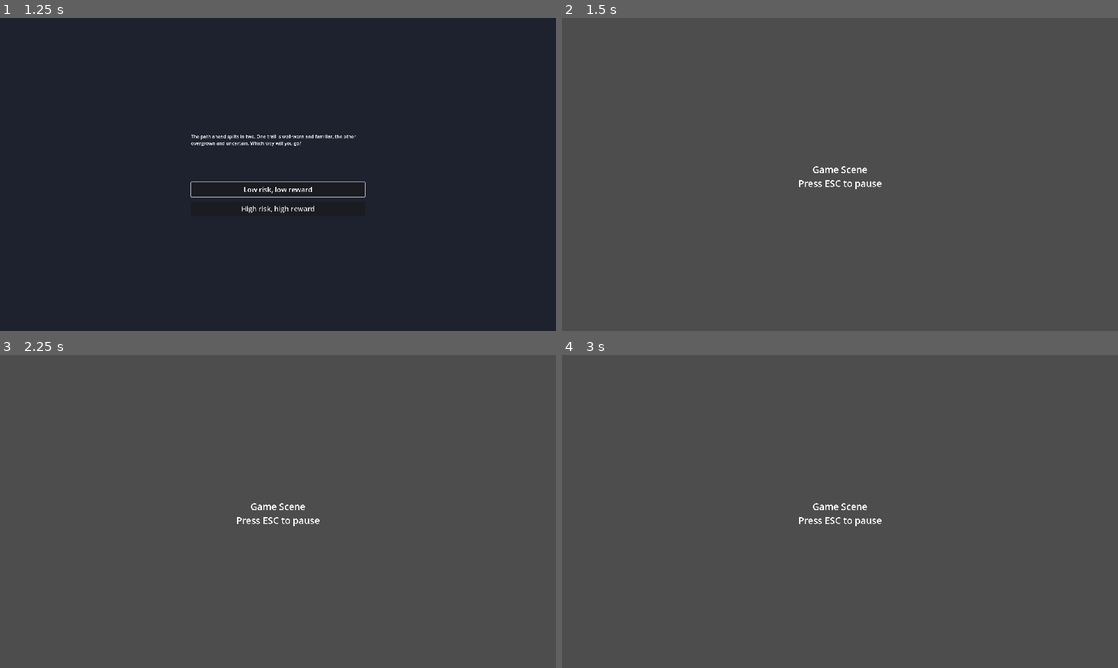
Above: before the commit, frames 1-4 (two rows, left to right).
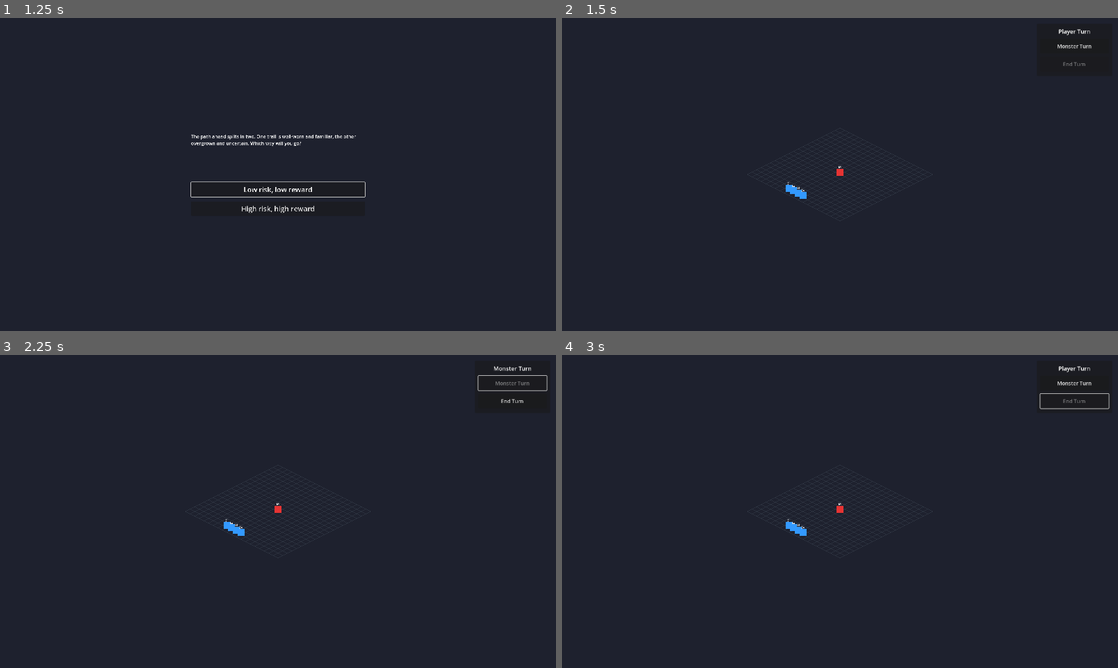
Above: after the commit, the same moments.

Repository: aartcmeijer-hash/silt-2
Game: Godot game, scene res://scenes/menus/main_menu.tscn
The game is run twice, just before and just after one commit, with the same random seed, the same clock (stepped at 60 frames per second) and the same inputs.
Inputs (mouse positions are in pixels of both pictures, inside the frame that each line leads up to):
- Up to frame 1 (1.25 s): click "Play" at 0.5 s
- Up to frame 2 (1.5 s): click "Low risk, low reward" at 1.25 s
- Up to frame 3 (2.25 s): click (511, 383) at 2 s, where only the run after the commit has a clickable "Monster Turn"
- Up to frame 4 (3 s): click (1073, 401) at 2.75 s, where only the run after the commit has a clickable "End Turn"

Frame 1 is identical in both runs. In frame 2, 100% of the frame differs, in the area x 0-100%, y 0-100%; in frame 3, 100%; in frame 4, 100%.

Commit message:
Add tactical game screen with isometric grid and turn system
Introduces a new game screen with:
- 20x20 isometric grid (2:1 ratio, 32x16 tiles)
- Monster placeholder at grid center
- 4 survivor placeholders in bottom row
- Turn control UI with Monster Turn and End Turn buttons
- TurnState resource for turn management

Co-Authored-By: Claude Opus 4.5 <noreply@anthropic.com>

Diff:
--- a/resources/choices/intro_high_risk.tres
+++ b/resources/choices/intro_high_risk.tres
@@ -6,7 +6,7 @@
 script = ExtResource("1_choice_option")
 label = "High risk, high reward"
 description = "Fortune favors the bold"
-destination_scene = "res://scenes/game/game.tscn"
+destination_scene = "res://scenes/game/tactical_game_screen.tscn"
 choice_id = "intro_high_risk"
 is_enabled = true
 metadata = {
--- a/resources/choices/intro_low_risk.tres
+++ b/resources/choices/intro_low_risk.tres
@@ -6,7 +6,7 @@
 script = ExtResource("1_choice_option")
 label = "Low risk, low reward"
 description = "Play it safe"
-destination_scene = "res://scenes/game/game.tscn"
+destination_scene = "res://scenes/game/tactical_game_screen.tscn"
 choice_id = "intro_low_risk"
 is_enabled = true
 metadata = {
--- /dev/null
+++ b/scenes/game/entity_placeholder.tscn
@@ -0,0 +1,22 @@
+[gd_scene load_steps=2 format=3 uid="uid://ckris43k25bn6"]
+
+[ext_resource type="Script" path="res://scripts/game/entity_placeholder.gd" id="1_entity"]
+
+[node name="EntityPlaceholder" type="Node2D"]
+script = ExtResource("1_entity")
+
+[node name="ColorRect" type="ColorRect" parent="."]
+offset_left = -12.0
+offset_top = -20.0
+offset_right = 12.0
+offset_bottom = 4.0
+color = Color(0.4, 0.6, 1, 1)
+
+[node name="Label" type="Label" parent="."]
+offset_left = -20.0
+offset_top = -32.0
+offset_right = 20.0
+offset_bottom = -18.0
+theme_override_font_sizes/font_size = 10
+text = "Entity"
+horizontal_alignment = 1
--- /dev/null
+++ b/scenes/game/isometric_grid.tscn
@@ -0,0 +1,6 @@
+[gd_scene load_steps=2 format=3 uid="uid://dsavo3ykrbovn"]
+
+[ext_resource type="Script" path="res://scripts/game/isometric_grid.gd" id="1_grid"]
+
+[node name="IsometricGrid" type="Node2D"]
+script = ExtResource("1_grid")
--- /dev/null
+++ b/scenes/game/tactical_game_screen.tscn
@@ -0,0 +1,79 @@
+[gd_scene load_steps=4 format=3 uid="uid://dixwuw7btbhtt"]
+
+[ext_resource type="Script" path="res://scripts/game/tactical_game_screen.gd" id="1_tactical"]
+[ext_resource type="PackedScene" uid="uid://c7isometricgrid" path="res://scenes/game/isometric_grid.tscn" id="2_grid"]
+[ext_resource type="PackedScene" uid="uid://ctacticalui" path="res://scenes/game/tactical_ui.tscn" id="3_ui"]
+
+[node name="TacticalGameScreen" type="Node2D"]
+script = ExtResource("1_tactical")
+
+[node name="ColorRect" type="ColorRect" parent="."]
+offset_right = 1920.0
+offset_bottom = 1080.0
+color = Color(0.118, 0.129, 0.18, 1)
+
+[node name="Camera2D" type="Camera2D" parent="."]
+position = Vector2(960, 540)
+
+[node name="IsometricGrid" parent="." instance=ExtResource("2_grid")]
+position = Vector2(960, 380)
+
+[node name="EntityContainer" type="Node2D" parent="IsometricGrid"]
+
+[node name="CanvasLayer" type="CanvasLayer" parent="."]
+
+[node name="TacticalUI" parent="CanvasLayer" instance=ExtResource("3_ui")]
+
+[node name="PauseMenu" type="Control" parent="CanvasLayer"]
+visible = false
+layout_mode = 3
+anchors_preset = 15
+anchor_right = 1.0
+anchor_bottom = 1.0
+grow_horizontal = 2
+grow_vertical = 2
+
+[node name="ColorRect" type="ColorRect" parent="CanvasLayer/PauseMenu"]
+layout_mode = 1
+anchors_preset = 15
+anchor_right = 1.0
+anchor_bottom = 1.0
+grow_horizontal = 2
+grow_vertical = 2
+color = Color(0, 0, 0, 0.7)
+
+[node name="VBoxContainer" type="VBoxContainer" parent="CanvasLayer/PauseMenu"]
+layout_mode = 1
+anchors_preset = 8
+anchor_left = 0.5
+anchor_top = 0.5
+anchor_right = 0.5
+anchor_bottom = 0.5
+offset_left = -100.0
+offset_top = -100.0
+offset_right = 100.0
+offset_bottom = 100.0
+grow_horizontal = 2
+grow_vertical = 2
+theme_override_constants/separation = 16
+
+[node name="Title" type="Label" parent="CanvasLayer/PauseMenu/VBoxContainer"]
+layout_mode = 2
+theme_override_font_sizes/font_size = 36
+text = "PAUSED"
+horizontal_alignment = 1
+
+[node name="ResumeButton" type="Button" parent="CanvasLayer/PauseMenu/VBoxContainer"]
+custom_minimum_size = Vector2(200, 40)
+layout_mode = 2
+theme_override_font_sizes/font_size = 20
+text = "Resume"
+
+[node name="MainMenuButton" type="Button" parent="CanvasLayer/PauseMenu/VBoxContainer"]
+custom_minimum_size = Vector2(200, 40)
+layout_mode = 2
+theme_override_font_sizes/font_size = 20
+text = "Main Menu"
+
+[connection signal="pressed" from="CanvasLayer/PauseMenu/VBoxContainer/ResumeButton" to="." method="_on_resume_pressed"]
+[connection signal="pressed" from="CanvasLayer/PauseMenu/VBoxContainer/MainMenuButton" to="." method="_on_main_menu_pressed"]
--- /dev/null
+++ b/scenes/game/tactical_ui.tscn
@@ -0,0 +1,56 @@
+[gd_scene load_steps=2 format=3 uid="uid://ctacticalui"]
+
+[ext_resource type="Script" path="res://scripts/game/tactical_ui.gd" id="1_ui"]
+
+[node name="TacticalUI" type="Control"]
+anchors_preset = 3
+anchor_left = 1.0
+anchor_top = 0.0
+anchor_right = 1.0
+anchor_bottom = 0.0
+offset_left = -280.0
+offset_top = 20.0
+offset_right = -20.0
+offset_bottom = 200.0
+grow_horizontal = 0
+script = ExtResource("1_ui")
+
+[node name="Panel" type="Panel" parent="."]
+layout_mode = 1
+anchors_preset = 15
+anchor_right = 1.0
+anchor_bottom = 1.0
+grow_horizontal = 2
+grow_vertical = 2
+
+[node name="VBoxContainer" type="VBoxContainer" parent="."]
+layout_mode = 1
+anchors_preset = 15
+anchor_right = 1.0
+anchor_bottom = 1.0
+offset_left = 12.0
+offset_top = 12.0
+offset_right = -12.0
+offset_bottom = -12.0
+grow_horizontal = 2
+grow_vertical = 2
+theme_override_constants/separation = 12
+
+[node name="TurnLabel" type="Label" parent="VBoxContainer"]
+layout_mode = 2
+theme_override_font_sizes/font_size = 20
+text = "Player Turn"
+horizontal_alignment = 1
+
+[node name="MonsterTurnButton" type="Button" parent="VBoxContainer"]
+custom_minimum_size = Vector2(0, 50)
+layout_mode = 2
+theme_override_font_sizes/font_size = 18
+text = "Monster Turn"
+
+[node name="EndTurnButton" type="Button" parent="VBoxContainer"]
+custom_minimum_size = Vector2(0, 50)
+layout_mode = 2
+theme_override_font_sizes/font_size = 18
+text = "End Turn"
+disabled = true
--- a/scripts/autoload/game_manager.gd
+++ b/scripts/autoload/game_manager.gd
@@ -39,7 +39,7 @@
 	current_state = GameState.PLAYING
 	game_resumed.emit()
 	# TODO: Load save data
-	get_tree().change_scene_to_file("res://scenes/game/game.tscn")
+	get_tree().change_scene_to_file("res://scenes/game/tactical_game_screen.tscn")
 
 
 func return_to_menu() -> void:
--- /dev/null
+++ b/scripts/game/entity_placeholder.gd
@@ -0,0 +1,34 @@
+class_name EntityPlaceholder
+extends Node2D
+## Visual placeholder for a game entity (monster or survivor).
+
+enum EntityType { MONSTER, SURVIVOR }
+
+@export var entity_type: EntityType = EntityType.SURVIVOR
+@export var entity_color: Color = Color.WHITE
+@export var entity_label: String = ""
+
+var entity_id: String = ""
+
+@onready var color_rect: ColorRect = $ColorRect
+@onready var label: Label = $Label
+
+
+func _ready() -> void:
+	_update_visuals()
+
+
+func setup(id: String, type: EntityType, display_label: String, color: Color) -> void:
+	entity_id = id
+	entity_type = type
+	entity_label = display_label
+	entity_color = color
+	if is_inside_tree():
+		_update_visuals()
+
+
+func _update_visuals() -> void:
+	if color_rect:
+		color_rect.color = entity_color
+	if label:
+		label.text = entity_label
--- /dev/null
+++ b/scripts/game/isometric_grid.gd
@@ -0,0 +1,51 @@
+class_name IsometricGrid
+extends Node2D
+## Renders a 20x20 isometric grid and provides coordinate conversion.
+
+@export var grid_width: int = 20
+@export var grid_height: int = 20
+@export var tile_width: int = 32
+@export var tile_height: int = 16
+@export var line_color: Color = Color(0.3, 0.35, 0.4, 0.5)
+
+
+func _draw() -> void:
+	_draw_grid()
+
+
+func _draw_grid() -> void:
+	for x in range(grid_width + 1):
+		var start := grid_to_world(x, 0)
+		var end := grid_to_world(x, grid_height)
+		draw_line(start, end, line_color)
+
+	for y in range(grid_height + 1):
+		var start := grid_to_world(0, y)
+		var end := grid_to_world(grid_width, y)
+		draw_line(start, end, line_color)
+
+
+func grid_to_world(grid_x: int, grid_y: int) -> Vector2:
+	var world_x := (grid_x - grid_y) * (tile_width / 2)
+	var world_y := (grid_x + grid_y) * (tile_height / 2)
+	return Vector2(world_x, world_y)
+
+
+func world_to_grid(world_pos: Vector2) -> Vector2i:
+	var half_tile_w := tile_width / 2.0
+	var half_tile_h := tile_height / 2.0
+	var grid_x := int((world_pos.x / half_tile_w + world_pos.y / half_tile_h) / 2.0)
+	var grid_y := int((world_pos.y / half_tile_h - world_pos.x / half_tile_w) / 2.0)
+	return Vector2i(grid_x, grid_y)
+
+
+func get_grid_center() -> Vector2i:
+	return Vector2i(grid_width / 2, grid_height / 2)
+
+
+func get_bottom_row_positions(count: int) -> Array[Vector2i]:
+	var positions: Array[Vector2i] = []
+	var start_x := (grid_width - count) / 2
+	for i in range(count):
+		positions.append(Vector2i(start_x + i, grid_height - 1))
+	return positions
--- /dev/null
+++ b/scripts/game/tactical_game_screen.gd
@@ -0,0 +1,86 @@
+extends Node2D
+## Main tactical game screen controller.
+## Manages the isometric grid, entities, and turn-based gameplay.
+
+const ENTITY_PLACEHOLDER_SCENE := preload("res://scenes/game/entity_placeholder.tscn")
+
+@onready var grid: IsometricGrid = $IsometricGrid
+@onready var entity_container: Node2D = $IsometricGrid/EntityContainer
+@onready var tactical_ui: Control = $CanvasLayer/TacticalUI
+@onready var pause_menu: Control = $CanvasLayer/PauseMenu
+@onready var resume_button: Button = $CanvasLayer/PauseMenu/VBoxContainer/ResumeButton
+
+var turn_state: TurnState
+var entities: Dictionary = {}
+var is_paused: bool = false
+
+
+func _ready() -> void:
+	turn_state = TurnState.new()
+	turn_state.turn_changed.connect(_on_turn_changed)
+
+	tactical_ui.monster_turn_pressed.connect(_on_monster_turn_pressed)
+	tactical_ui.end_turn_pressed.connect(_on_end_turn_pressed)
+
+	pause_menu.hide()
+	_spawn_initial_entities()
+	_update_ui()
+
+
+func _input(event: InputEvent) -> void:
+	if event.is_action_pressed("ui_cancel"):
+		toggle_pause()
+		get_viewport().set_input_as_handled()
+
+
+func _spawn_initial_entities() -> void:
+	var monster_pos := grid.get_grid_center()
+	_spawn_entity("monster_1", monster_pos, EntityPlaceholder.EntityType.MONSTER, "M", Color(0.9, 0.2, 0.2))
+
+	var survivor_positions := grid.get_bottom_row_positions(4)
+	for i in range(survivor_positions.size()):
+		var pos := survivor_positions[i]
+		var id := "survivor_%d" % (i + 1)
+		_spawn_entity(id, pos, EntityPlaceholder.EntityType.SURVIVOR, "S%d" % (i + 1), Color(0.2, 0.6, 1.0))
+
+
+func _spawn_entity(id: String, grid_pos: Vector2i, type: EntityPlaceholder.EntityType, label: String, color: Color) -> void:
+	var entity: Node2D = ENTITY_PLACEHOLDER_SCENE.instantiate()
+	entity_container.add_child(entity)
+	entity.setup(id, type, label, color)
+	entity.position = grid.grid_to_world(grid_pos.x, grid_pos.y)
+	entities[id] = entity
+
+
+func _on_monster_turn_pressed() -> void:
+	turn_state.set_turn(TurnState.Turn.MONSTER)
+
+
+func _on_end_turn_pressed() -> void:
+	turn_state.set_turn(TurnState.Turn.PLAYER)
+
+
+func _on_turn_changed(_new_turn: TurnState.Turn) -> void:
+	_update_ui()
+
+
+func _update_ui() -> void:
+	tactical_ui.update_for_turn(turn_state.current_turn)
+
+
+func toggle_pause() -> void:
+	is_paused = not is_paused
+	pause_menu.visible = is_paused
+	get_tree().paused = is_paused
+
+	if is_paused:
+		resume_button.grab_focus()
+
+
+func _on_resume_pressed() -> void:
+	toggle_pause()
+
+
+func _on_main_menu_pressed() -> void:
+	get_tree().paused = false
+	GameManager.return_to_menu()
--- /dev/null
+++ b/scripts/game/tactical_ui.gd
@@ -0,0 +1,34 @@
+extends Control
+## UI panel with turn control buttons.
+
+signal monster_turn_pressed
+signal end_turn_pressed
+
+@onready var monster_turn_btn: Button = $VBoxContainer/MonsterTurnButton
+@onready var end_turn_btn: Button = $VBoxContainer/EndTurnButton
+@onready var turn_label: Label = $VBoxContainer/TurnLabel
+
+
+func _ready() -> void:
+	monster_turn_btn.pressed.connect(_on_monster_turn_pressed)
+	end_turn_btn.pressed.connect(_on_end_turn_pressed)
+
+
+func update_for_turn(turn: TurnState.Turn) -> void:
+	match turn:
+		TurnState.Turn.PLAYER:
+			turn_label.text = "Player Turn"
+			monster_turn_btn.disabled = false
+			end_turn_btn.disabled = true
+		TurnState.Turn.MONSTER:
+			turn_label.text = "Monster Turn"
+			monster_turn_btn.disabled = true
+			end_turn_btn.disabled = false
+
+
+func _on_monster_turn_pressed() -> void:
+	monster_turn_pressed.emit()
+
+
+func _on_end_turn_pressed() -> void:
+	end_turn_pressed.emit()
--- /dev/null
+++ b/scripts/resources/turn_state.gd
@@ -0,0 +1,30 @@
+class_name TurnState
+extends Resource
+## Manages tactical turn state (Player vs Monster).
+
+signal turn_changed(new_turn: Turn)
+
+enum Turn { PLAYER, MONSTER }
+
+var current_turn: Turn = Turn.PLAYER
+
+
+func set_turn(new_turn: Turn) -> void:
+	if current_turn != new_turn:
+		current_turn = new_turn
+		turn_changed.emit(current_turn)
+
+
+func toggle_turn() -> void:
+	if current_turn == Turn.PLAYER:
+		set_turn(Turn.MONSTER)
+	else:
+		set_turn(Turn.PLAYER)
+
+
+func is_player_turn() -> bool:
+	return current_turn == Turn.PLAYER
+
+
+func is_monster_turn() -> bool:
+	return current_turn == Turn.MONSTER
